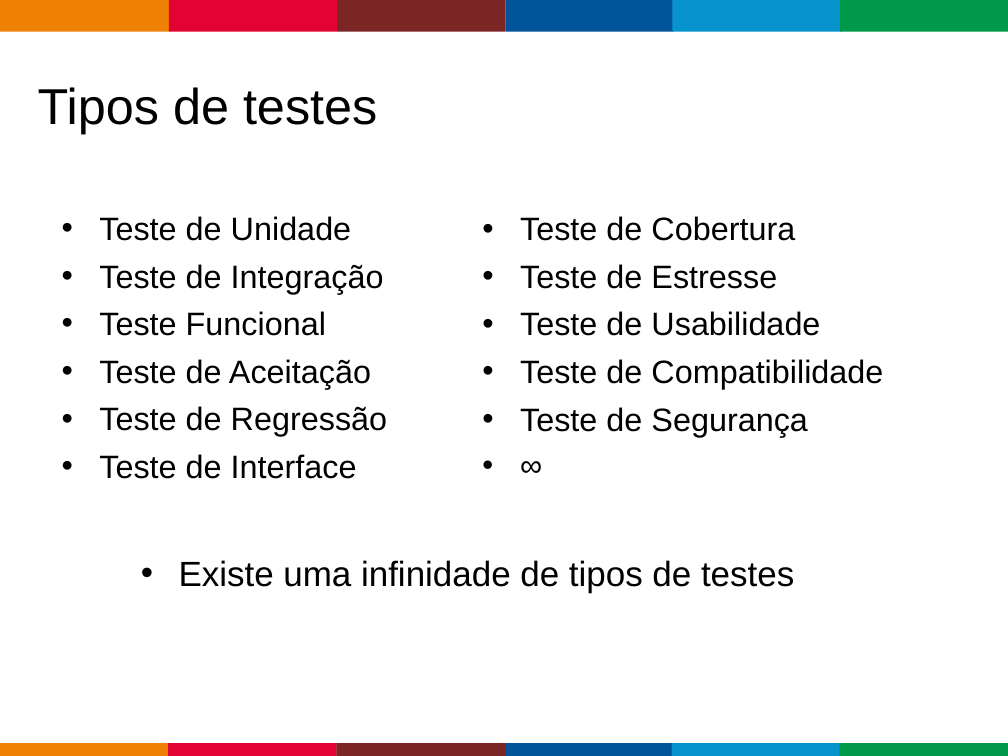
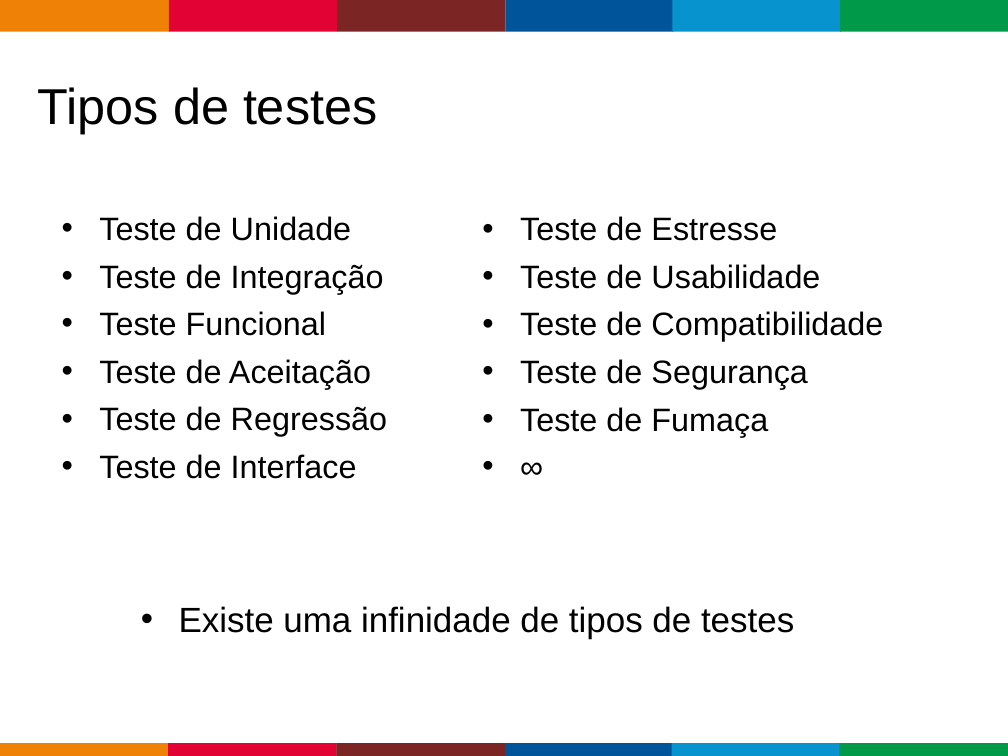
Before and after one commit to bravesoftdz/tdc-2017, a slide deck: slide 4 of Apresentação/Unittest.ppt. Drawn at 1008x756 pixels with LibreOffice and Linux fonts; fonts in the diff are those of the drawing; background and template pictures are left out. Boxes give left, top, right and bottom in pixels: in the first picture for what was removed or moved away, otherwise in the second. Text is boxed around its words. In the diff, an @@ line names an element or a change of style, - is before the commit and + after.

```diff
--- a/Apresentação/Unittest.ppt
+++ b/Apresentação/Unittest.ppt
@@ text "Teste de Estresse" at [520, 216, 883, 437]: size 22.2 to 23.1 pt in "∞" @@
@@ text at [520, 216, 795, 241]: paragraph removed @@
-• Teste de Cobertura
@@ text at [520, 407, 768, 437]: paragraph added @@
+• Teste de Fumaça
@@ text "Existe uma infinidade de tipos ...": place and size @@
-text "Existe uma infinidade de tipos ..." at [179, 560, 794, 593]
+text "Existe uma infinidade de tipos ..." at [179, 606, 794, 639]
```
Also in this commit, not shown: 2 other slides changed, 55 other files.
